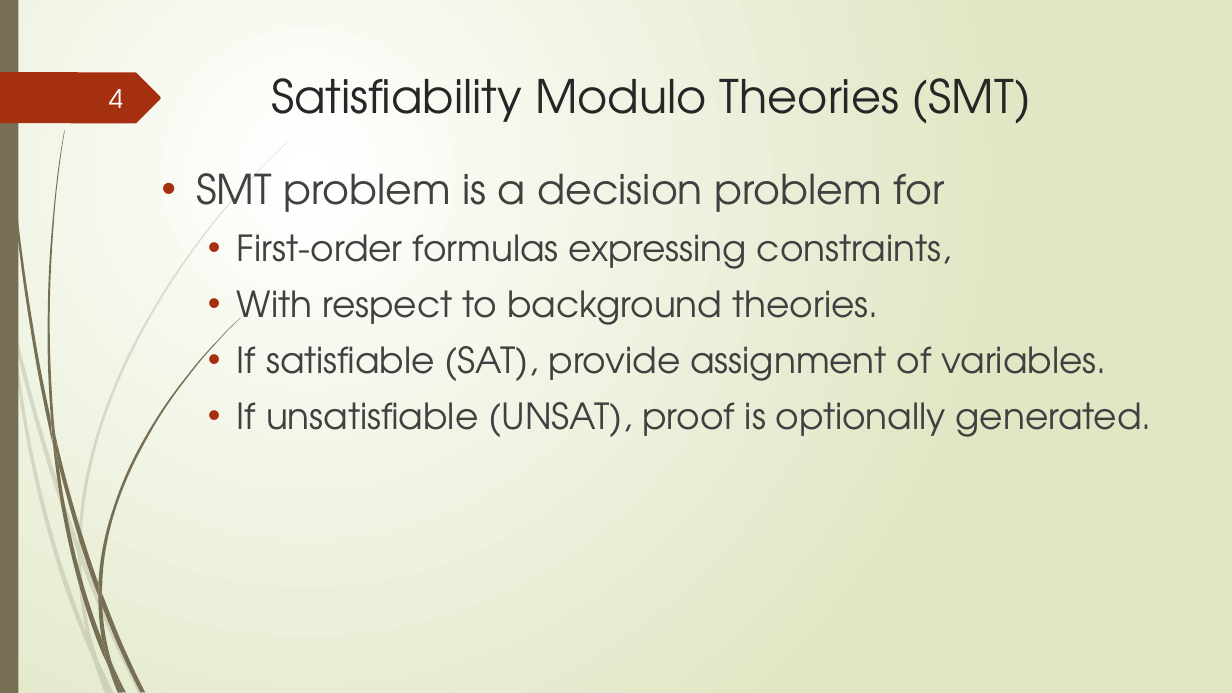
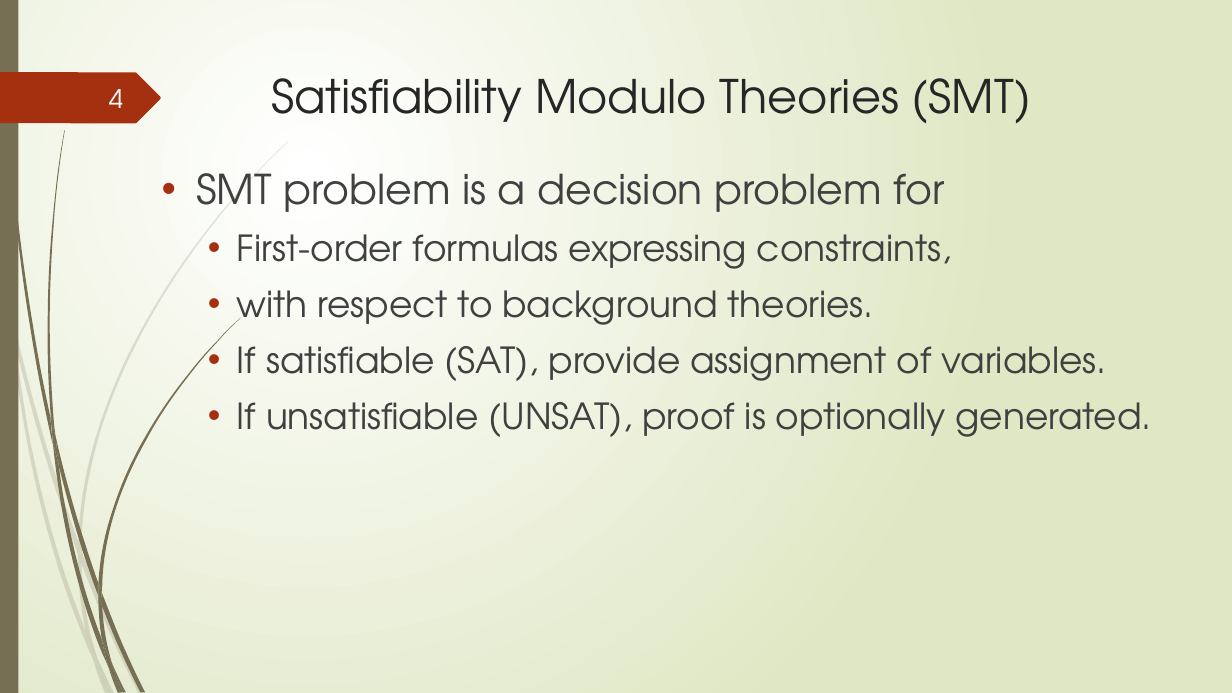
Before and after one commit to tungvx/raSAT, a slide deck: slide 4 of report/midterm.pptx. Drawn at 1232x693 pixels with LibreOffice and Linux fonts; fonts in the diff are those of the drawing. Boxes give left, top, right and bottom in pixels: in the first picture for what was removed or moved away, otherwise in the second. Text is boxed around its words. In the diff, an @@ line names an element or a change of style, - is before the commit and + after.

```diff
--- a/report/midterm.pptx
+++ b/report/midterm.pptx
@@ text at (x1=237, y1=290, x2=874, y2=325): text changed @@
-  • With respect to background theories.
+  • with respect to background theories.
```
Also in this commit, not shown: 17 other slides changed, 3 slides added, 3 slides removed, 3 other files.
